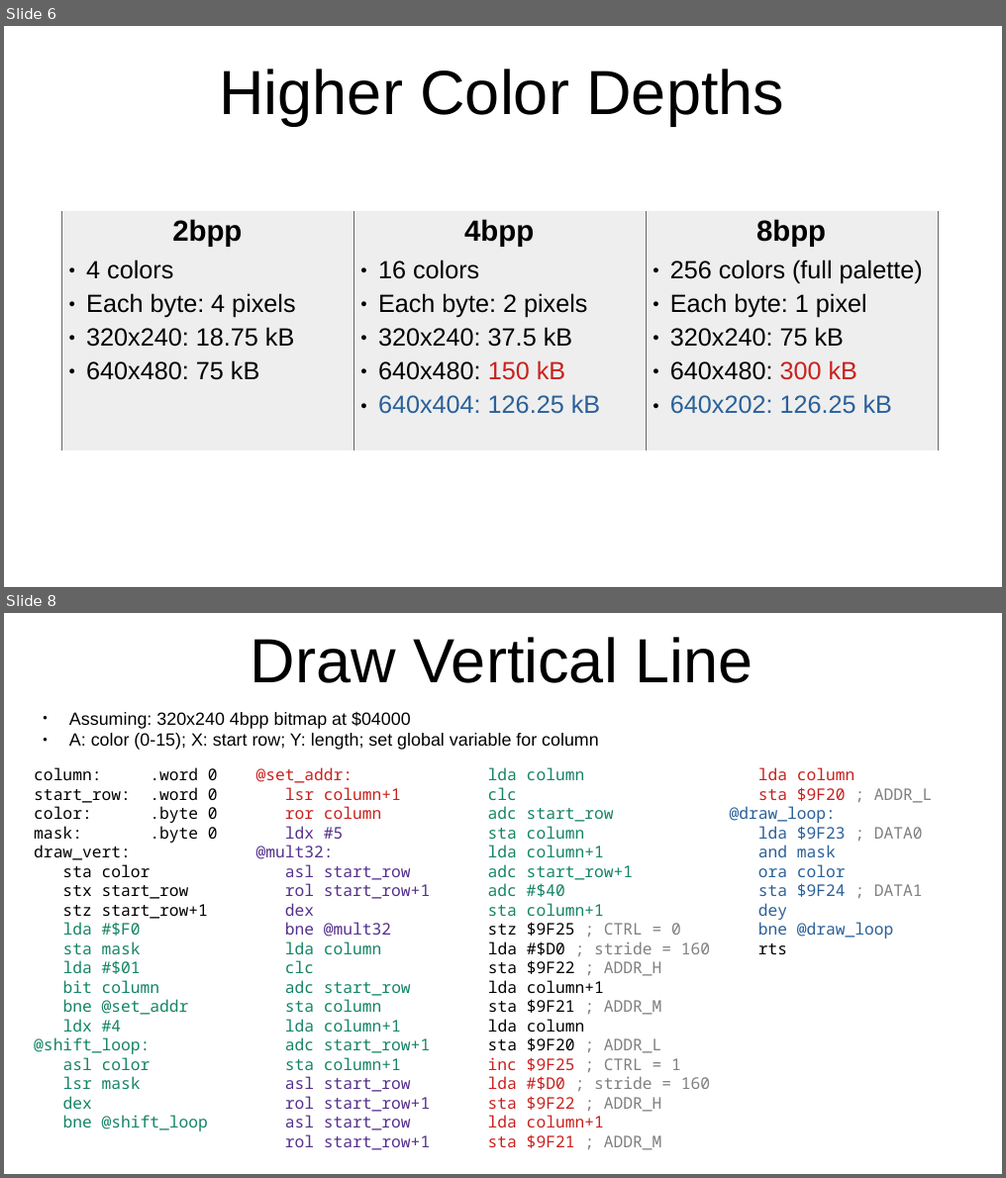
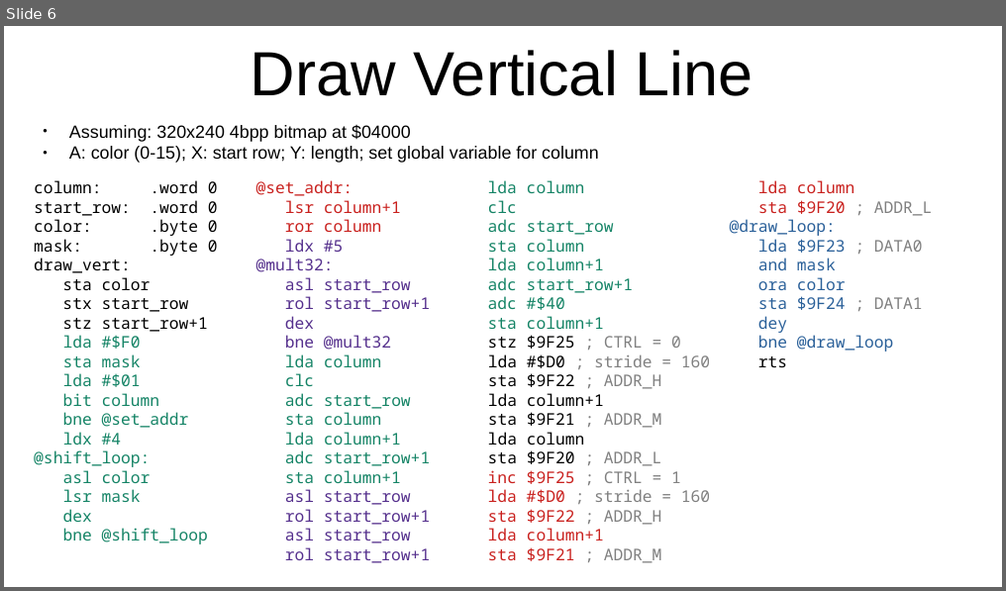
Before and after one commit to SlithyMatt/x16-assembly-tutorial, a slide deck: Lesson16/Lesson16.odp. Shown one above the other, each under a label of ours: slides 6 and 8 before the commit, slide 6 after it; the slides between them are not shown. The pictures are 1006x1178 and 1006x591 pixels, drawn with LibreOffice and Linux fonts; fonts in the diff are those of the drawing. Boxes give left, top, right and bottom in pixels: in the first picture for what was removed or moved away, otherwise in the second. Text is boxed around its words. In the diff, an @@ line names an element or a change of style, - is before the commit and + after.

```diff
--- a/Lesson16/Lesson16.odp
+++ b/Lesson16/Lesson16.odp
@@ slide 6 removed at box(4, 26, 1002, 587), background #FFFFFF @@
@@ title removed at box(219, 69, 784, 125) @@
-Higher Color Depths
@@ table removed at box(61, 211, 938, 451), 1 rows, 3 columns @@
-2bpp / 4 colors / Each byte: 4 pixels / 320x240: 18.75 kB / 640x480: 75 kB | 4bpp / 16 colors / Each byte: 2 pixels / 320x240: 37.5 kB / 640x480: 150 kB / 640x404: 126.25 kB | 8bpp / 256 colors (full palette) / Each byte: 1 pixel / 320x240: 75 kB / 640x480: 300 kB / 640x202: 126.25 kB
@@ what was slide 8 is now slide 6 @@
```
Also in this commit, not shown: 1 slide changed, 5 slides added, 6 other slides removed.
